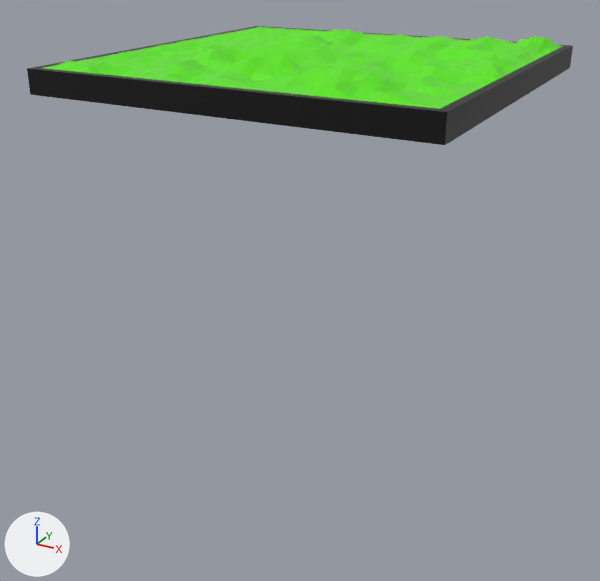
The OBJ model SapSap/Assets/terrain models/grass.obj, before and after one commit.
Camera for both pictures: a camera (50 mm lens) standing at (2.04, -3.96, 0.68) and looking at (-0.05, -0.17, -1.21). Lighting does not change. The marker at lower left points along +X, +Y and +Z. Where no turn or scale is listed for an object, it has been applied to the vertices.
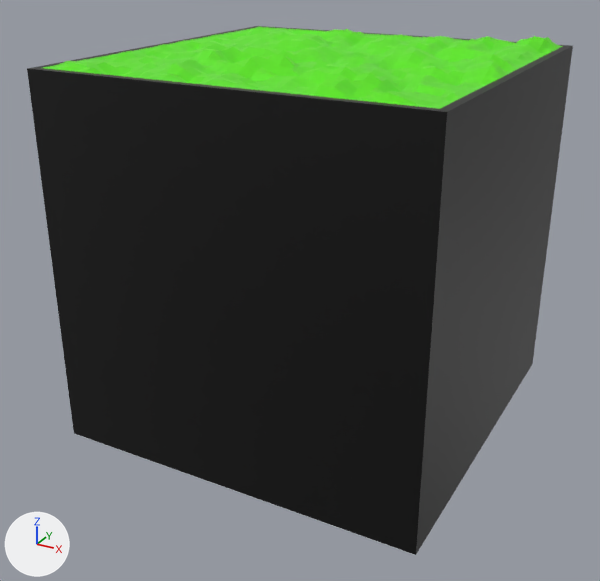
Boxes (x1, y1, x2, y2) around the edits, measured in the pictures (600 x 581 px; the box of a moved part takes in the faces that stretch with it):
'Cube', reshaped (342% taller): before (27, 26, 573, 145); after (27, 26, 573, 555)
part 1 of me_cube, moved or reshaped: before (30, 65, 570, 145); after (30, 65, 570, 555)

What the commit changed:
me_cube is used by ob_cube; location (0.0, 0.0, 0.0).
me_cube had 18434 vertices, 18432 faces and spanned x -1.04..1.04, y -1.04..1.04, z -0.06..0.13.
me_cube now has 18434 vertices, 18432 faces and spans x -1.04..1.04, y -1.04..1.04, z -1.98..0.13.
me_cube part 1: 9153 of the vertices in x -1.04..1.04, y -1.04..1.04, z -0.06..0.06 are scaled about their middle by (1, 1, 16.7), then moved by (0.0, 0.0, -0.99).
